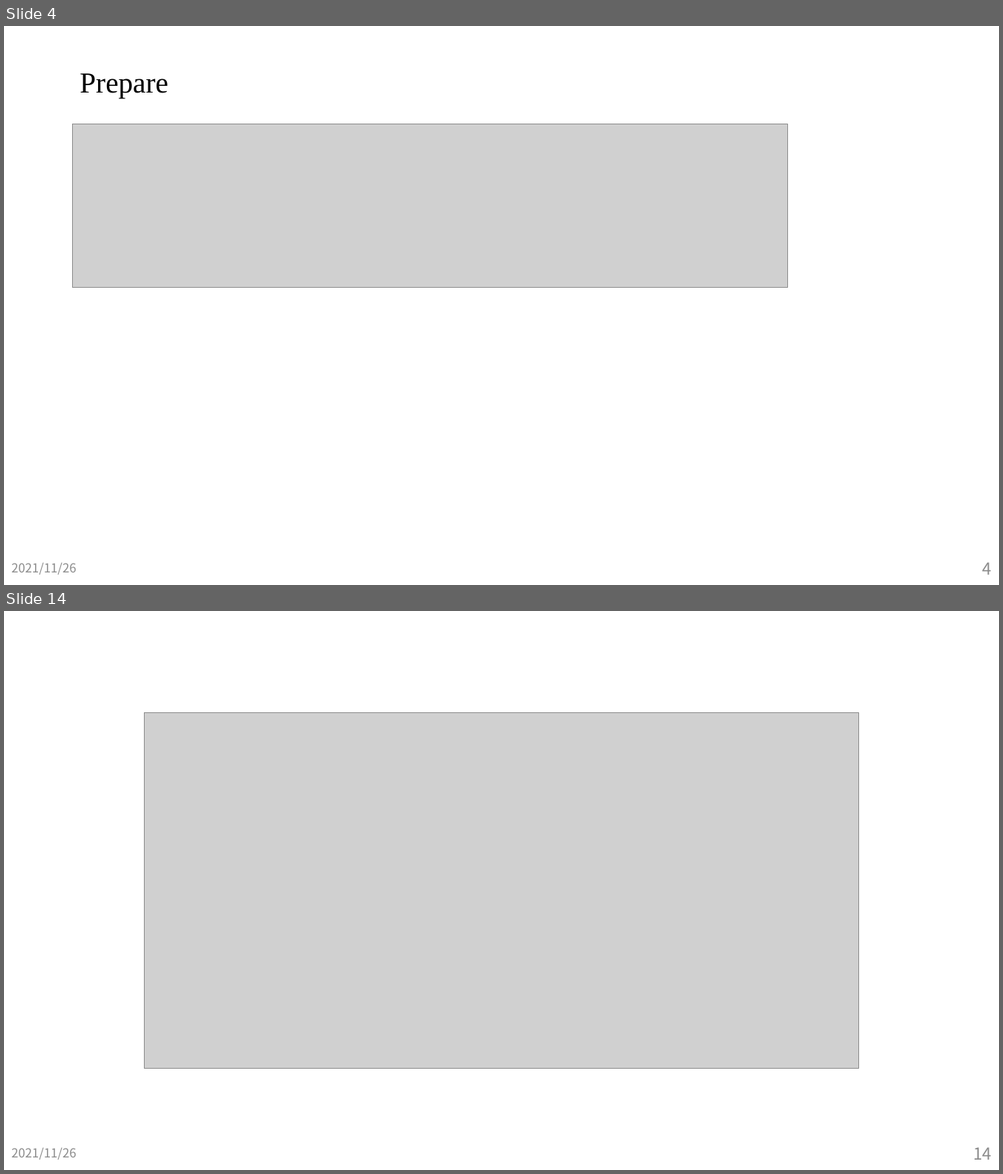
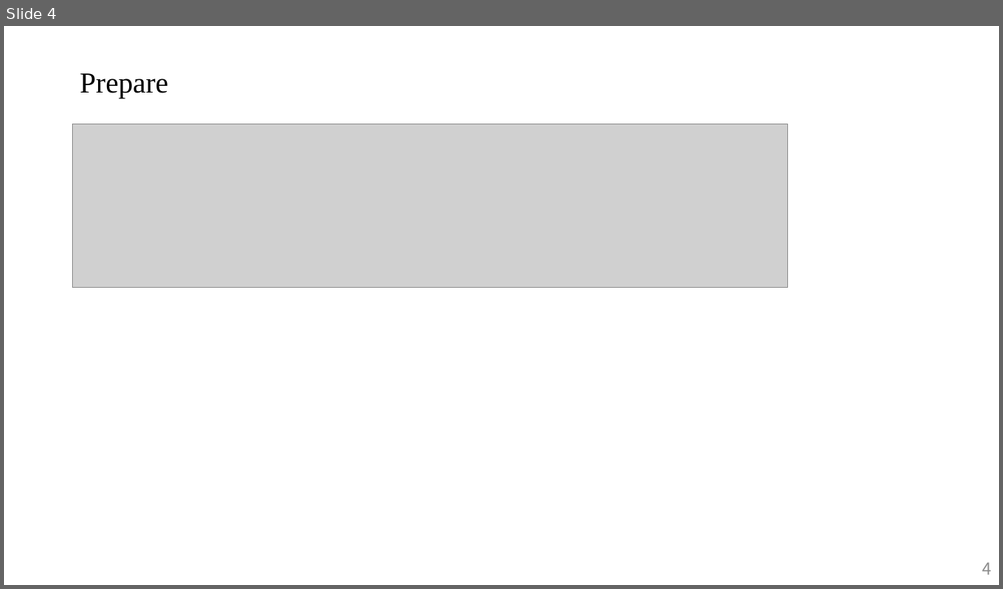
Before and after one commit to JeffWu86/110-1_Quantitative_Methods_For_Decision_Making, a slide deck: Video1/Video1.pptx. Shown one above the other, each under a label of ours: slides 4 and 14 before the commit, slide 4 after it; the slides between them are not shown. The pictures are 1003x1174 and 1003x589 pixels, drawn with LibreOffice and Linux fonts; fonts in the diff are those of the drawing; grey boxes stand for pictures. Boxes give left, top, right and bottom in pixels: in the first picture for what was removed or moved away, otherwise in the second. Text is boxed around its words. In the diff, an @@ line names an element or a change of style, - is before the commit and + after.

```diff
--- a/Video1/Video1.pptx
+++ b/Video1/Video1.pptx
@@ slide 14 removed at bbox=[4, 611, 999, 1170], background #FFFFFF @@
@@ picture removed at bbox=[145, 712, 859, 1068] @@
@@ text removed at bbox=[11, 1148, 77, 1160] @@
-2021/11/26
@@ page number removed at bbox=[973, 1147, 991, 1160] @@
-14
@@ slide 4 changed as well @@
@@ text removed at bbox=[11, 563, 77, 575] @@
-2021/11/26
```
Also in this commit, not shown: 4 other slides changed, 26 slides added, 26 other slides removed, 2 other files.
